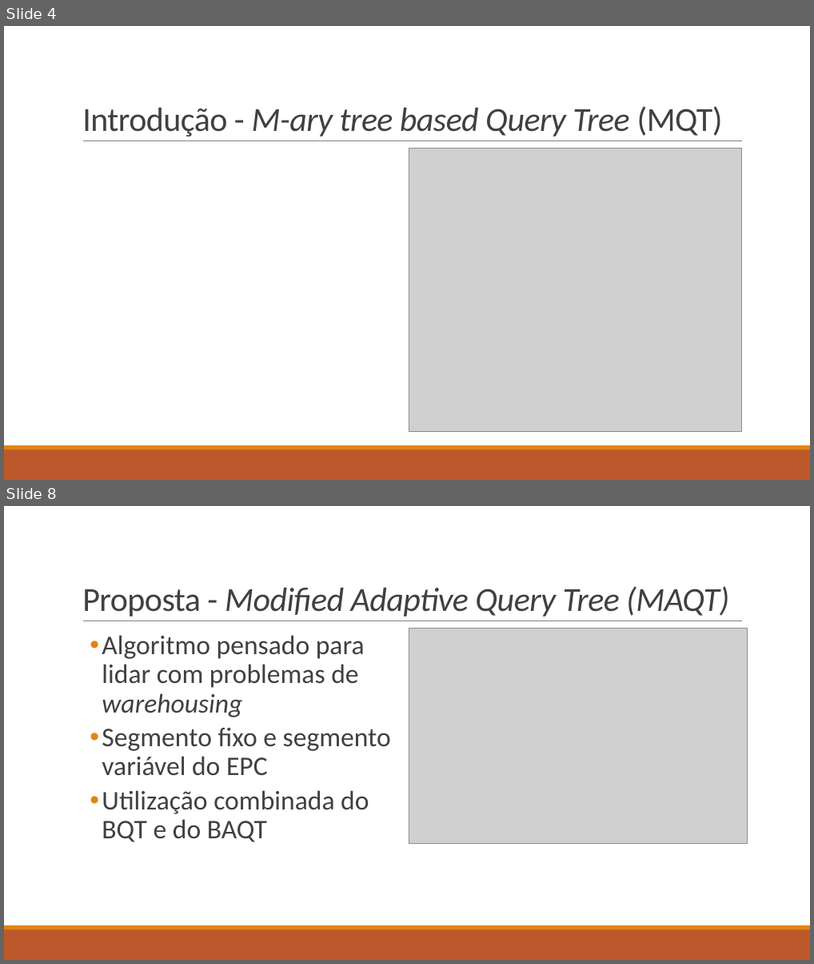
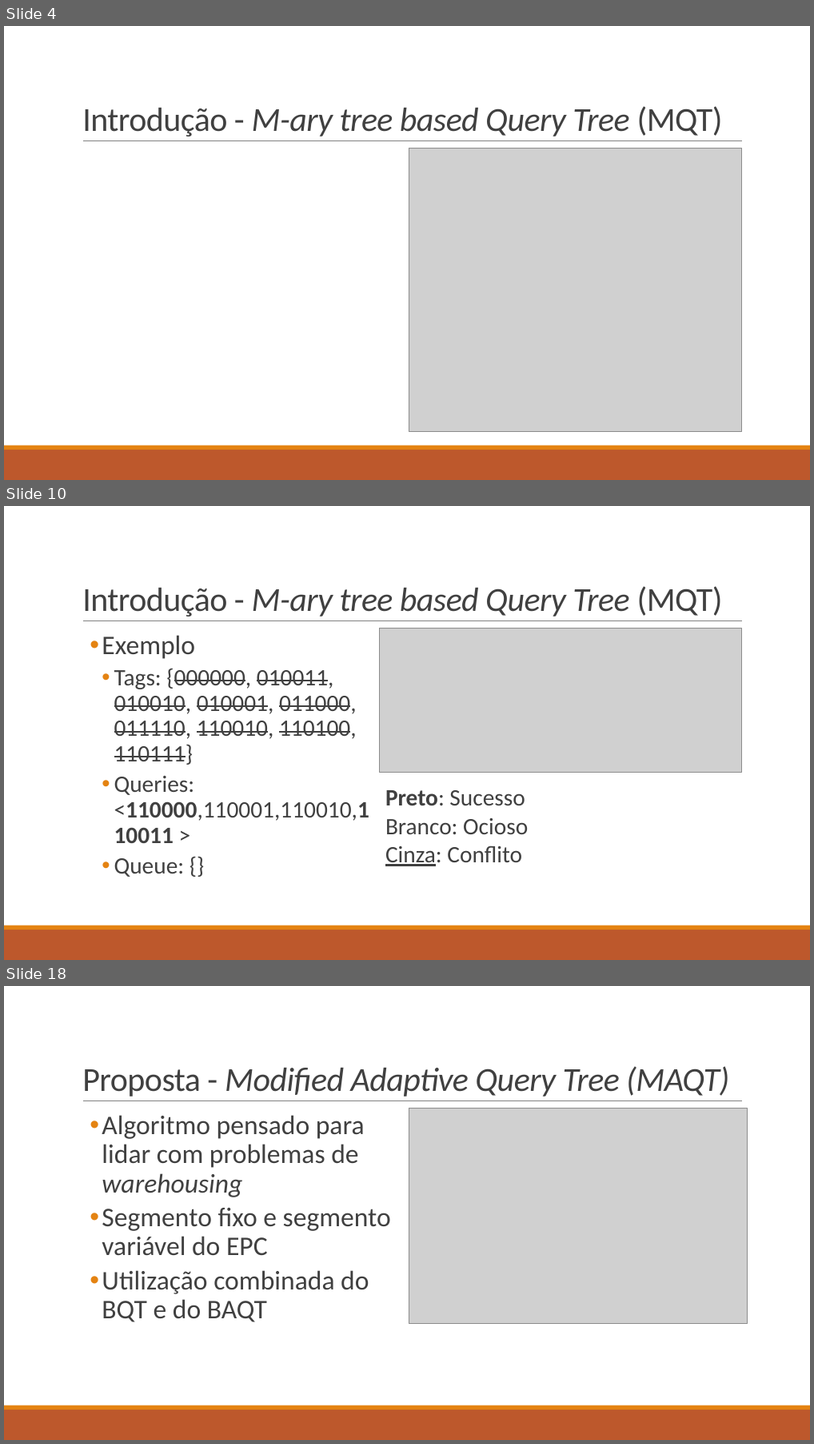
Before and after one commit to DMCabessa/Siscom, a slide deck: Presentation/A New Adaptive Query Tree on Resolving RFID.pptx. Shown one above the other, each under a label of ours: slides 4 and 8 before the commit, slides 4, 10 and 18 after it; the slides between them are not shown. The pictures are 814x964 and 814x1444 pixels, drawn with LibreOffice and Linux fonts; fonts in the diff are those of the drawing; grey boxes stand for pictures. Boxes give left, top, right and bottom in pixels: in the first picture for what was removed or moved away, otherwise in the second. Text is boxed around its words. In the diff, an @@ line names an element or a change of style, - is before the commit and + after.

```diff
--- a/Presentation/A New Adaptive Query Tree on Resolving RFID.pptx
+++ b/Presentation/A New Adaptive Query Tree on Resolving RFID.pptx
@@ slide 10 added at (4,506,810,960), background #FFFFFF; not listed: 3 template elements that a slide beside it also shows @@
@@ title added at (82,586,723,616), 40 pt, text #404040, italic @@
+Introdução - M-ary tree based Query Tree (MQT)
@@ text added at (102,635,370,876), 28 pt, text #404040 @@
+  • Exemplo
+    • Tags: {000000, 010011, 010010, 010001, 011000, 011110, 110010, 110100, 110111}
+    • Queries: <110000,110001,110010,110011 >
+    • Queue: {}
@@ picture added at (380,628,742,772) @@
@@ text added at (386,790,528,866), 28 pt, text #404040 @@
+Preto: Sucesso
+Branco: Ocioso
+Cinza: Conflito
@@ what was slide 8 is now slide 18 @@
```
Also in this commit, not shown: 3 slides changed, 9 other slides added, 12 other files.
